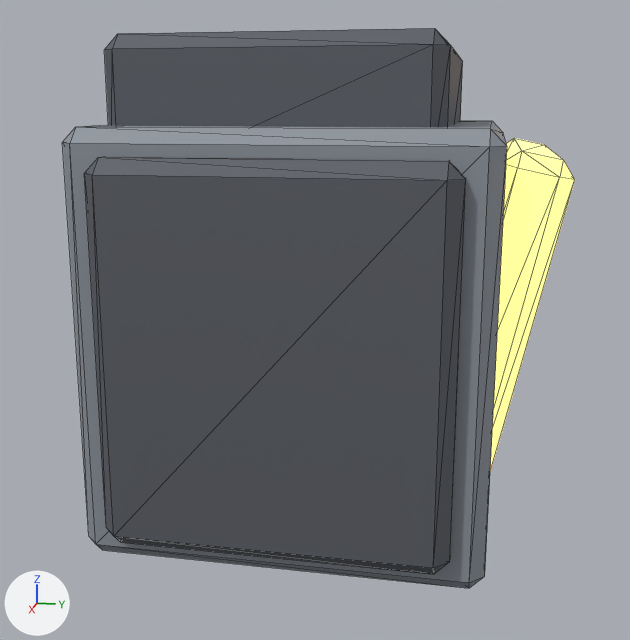
Two versions of the glTF model scenes/mecha/parts/leg_right/tankhead_leg_right_upper.glb, one commit apart.
Camera for both pictures: a 50 mm lens placed at (1.474, 0.313, -0.061), pointed at (0.043, 0.026, -0.419). The lights are fixed; the arrows at lower left show +X, +Y and +Z. The first picture is the older version. Mesh edges are drawn as thin lines. Vertices at exactly the same position are counted once.

The first picture shows 'tankhead_leg_right_upper'.
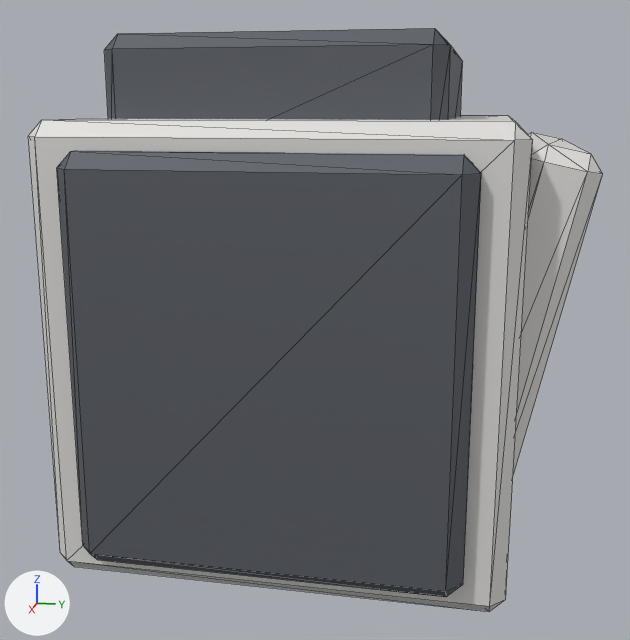
Location of each change, [x1, y1, x2, y2] in pixels of the pictures (630 x 640 px; the box of a moved part takes in the faces that stretch with it):
'tankhead_leg_right_upper', reshaped (12% wider)
    before: [62, 28, 575, 588]
    after: [28, 28, 603, 612]
part 1 of me_cube_004, moved or reshaped
    before: [62, 121, 507, 588]
    after: [28, 115, 533, 612]
part 2 of me_cube_004, recoloured
    before: [490, 138, 575, 471]
    after: [513, 133, 603, 474]

Edits to the bpy script that builds the scene:
```text
Change mat_tankhead_armor:
    mat_tankhead_armor.base_color: (0.28, 0.31, 0.35) -> (0.76, 0.75, 0.73)  # grey #9097a0 -> light grey #e2e1de
Change me_cube_004:
    used by ob_tankhead_leg_right_upper; location = (0.0, 0.0, 0.0)
    remove me_cube_004.from_pydata(...)  # 96 vertices, 176 faces; spans x -0.32..0.36, y -0.29..0.423, z -0.75..0.04
    add me_cube_004.from_pydata(...)  # 96 vertices, 176 faces; spans x -0.36..0.4, y -0.32..0.455, z -0.76..0.04
    me_cube_004 part 1: 72 of 96 vertices moved; they spanned x -0.32..0.36, y -0.29..0.423, z -0.75..-0.09 and now span x -0.36..0.4, y -0.32..0.455, z -0.76..-0.08; mean shift (0.013, 0.01, 0.0); largest move (0.298, -0.29, -0.728) -> (0.338, -0.32, -0.738)
    me_cube_004 part 2: 44 faces spanning x -0.29..0.29, y 0.245..0.455, z -0.689..-0.111 switch from mat_tankhead_sensor (orange #f9b861, glowing orange #ffbc63) to mat_tankhead_armor (light grey #e2e1de)
```
